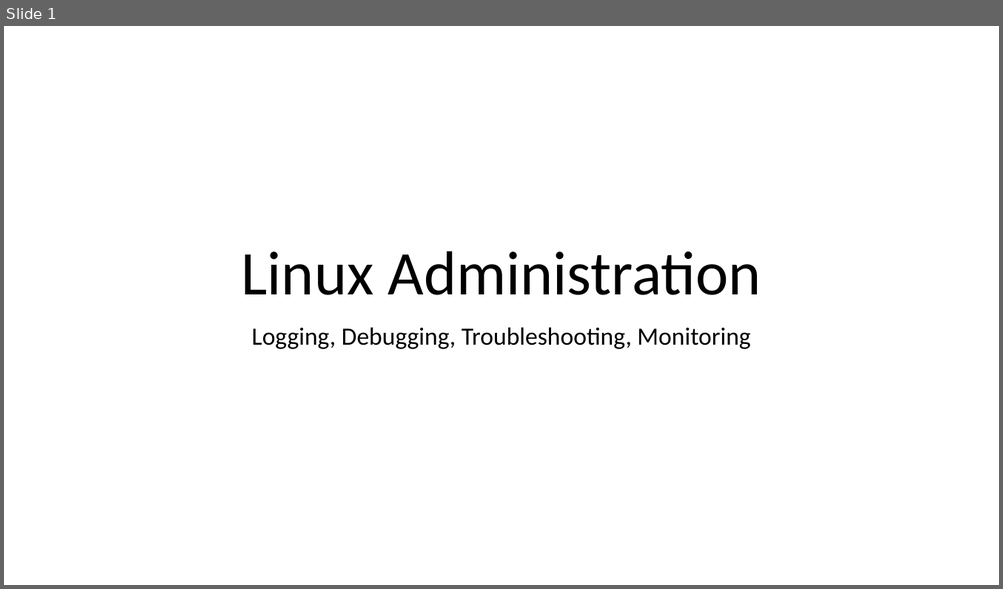
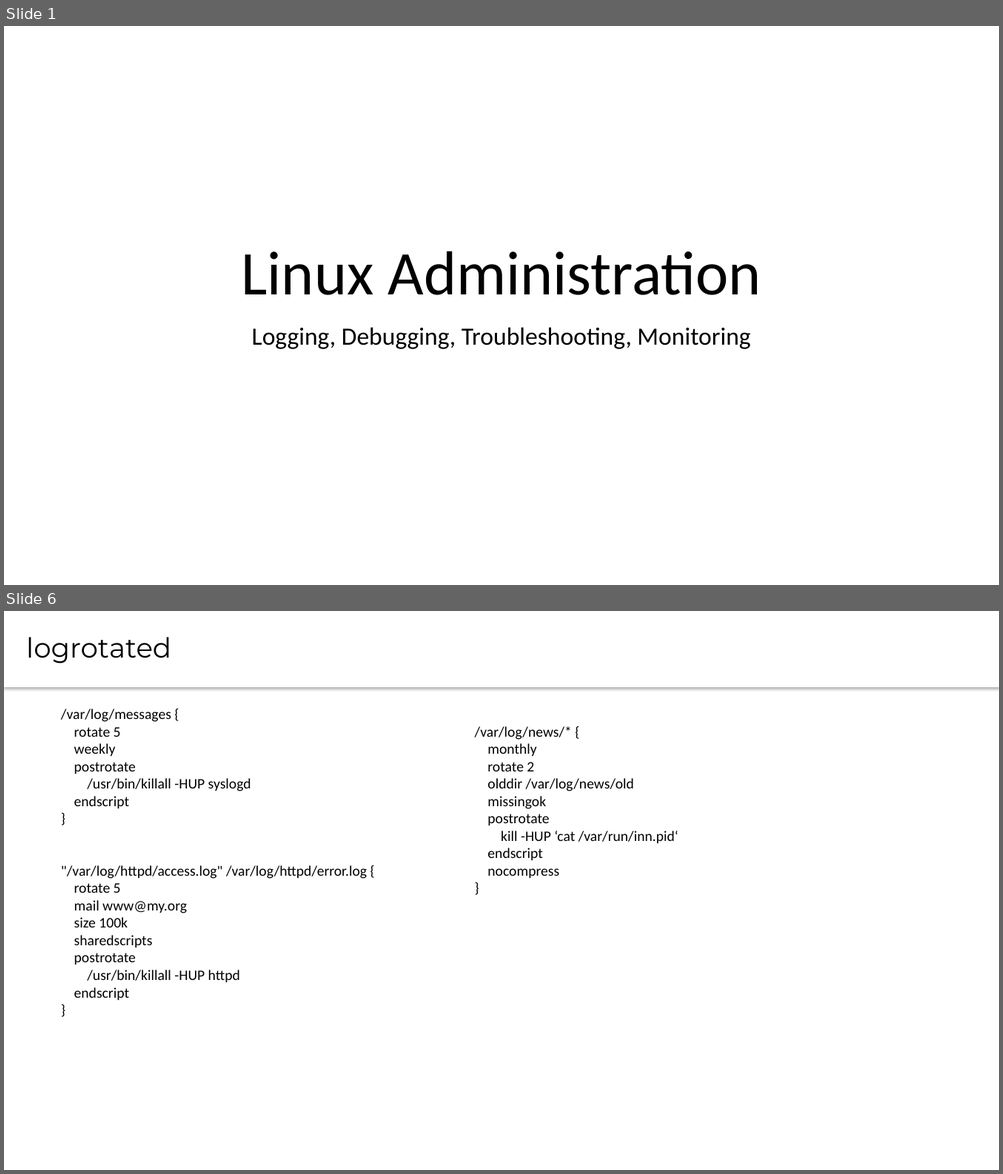
Before and after one commit to CsteerDevops1/lectures_devops2, a slide deck: LinuxAdm/LinuxAdm5.pptx. Shown one above the other, each under a label of ours: slide 1 before the commit, slides 1 and 6 after it; the slides between them are not shown. The pictures are 1003x589 and 1003x1174 pixels, drawn with LibreOffice and Linux fonts; fonts in the diff are those of the drawing. Boxes give left, top, right and bottom in pixels: in the first picture for what was removed or moved away, otherwise in the second. Text is boxed around its words. In the diff, an @@ line names an element or a change of style, - is before the commit and + after.

```diff
--- a/LinuxAdm/LinuxAdm5.pptx
+++ b/LinuxAdm/LinuxAdm5.pptx
@@ slide 6 added at box(4, 611, 999, 1170), background #FFFFFF @@
@@ text added at box(4, 611, 999, 687), fill #FFFFFF, 26.7 pt, text #000000 @@
+logrotated
@@ text added at box(61, 709, 367, 1000), 14 pt, text #000000 @@
+/var/log/messages {
+rotate 5
+weekly
+postrotate
+/usr/bin/killall -HUP syslogd
+endscript
+}
+"/var/log/httpd/access.log" /var/log/httpd/error.log {
+rotate 5
+mail www@my.org
+size 100k
+sharedscripts
+postrotate
+/usr/bin/killall -HUP httpd
+endscript
+}
@@ text added at box(475, 726, 678, 878), 14 pt, text #000000 @@
+/var/log/news/* {
+monthly
+rotate 2
+olddir /var/log/news/old
+missingok
+postrotate
+kill -HUP ‘cat /var/run/inn.pid‘
+endscript
+nocompress
+}
```
Also in this commit, not shown: 13 other slides added, 2 slides removed.
